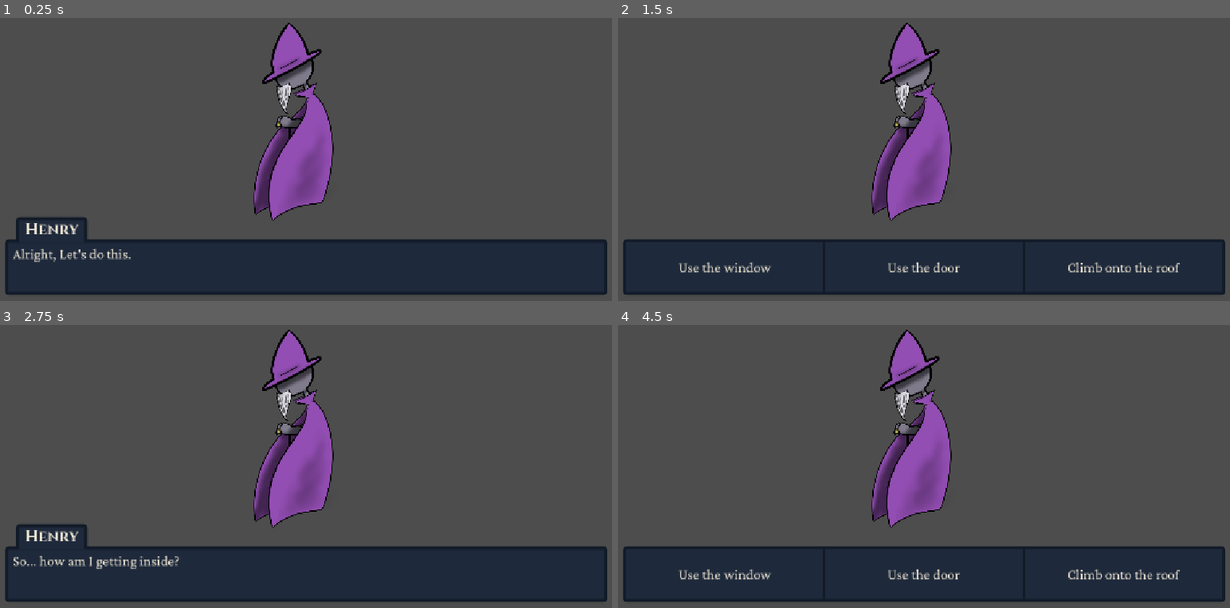
Above: before the commit, frames 1-4 (two rows, left to right).
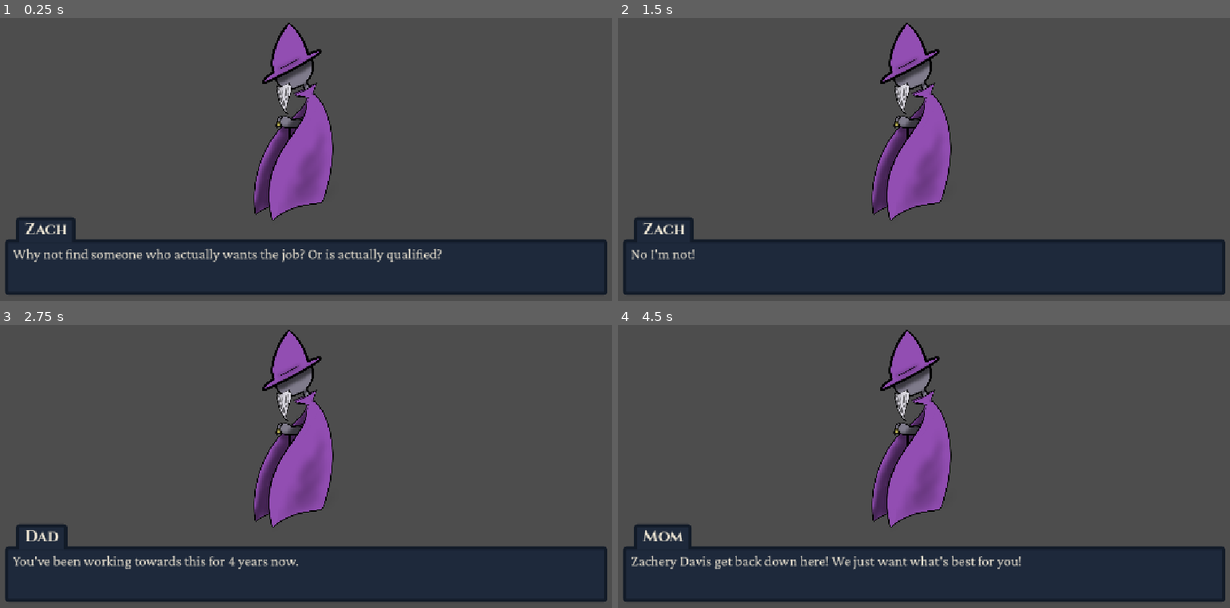
Above: after the commit, the same moments.

Repository: Juicy-J02/CYOA
Game: Godot game, scene res://Scenes/Main.tscn
The game is run twice, just before and just after one commit, with the same random seed, the same clock (stepped at 60 frames per second) and the same inputs.
Inputs (mouse positions are in pixels of both pictures, inside the frame that each line leads up to):
- Up to frame 1 (0.25 s): no input
- Up to frame 2 (1.5 s): tap Enter at 0.5 s; move the mouse to (1064, 108) at 0.52 s; click (1064, 108) at 0.67 s; tap Space at 1.25 s; move the mouse to (795, 142) at 1.27 s; click (795, 142) at 1.42 s
- Up to frame 3 (2.75 s): click (104, 574) at 2 s, where only the run before the commit has a clickable "Use the window"
- Up to frame 4 (4.5 s): tap Enter at 2.75 s; move the mouse to (985, 353) at 2.77 s; click (985, 353) at 2.92 s; click (924, 574) at 3.5 s, where only the run before the commit has a clickable "Use the door"; tap Space at 4.25 s; move the mouse to (893, 503) at 4.27 s; click (893, 503) at 4.42 s

The runs differ from the first frame. In frame 1, 1.6% of the frame differs, in the area x 2-73%, y 70-87%; in frame 2, 1.6%; in frame 3, 1.2%; in frame 4, 2.5%, in the area x 2-92%, y 70-90%.

Commit message:
started story data

Diff:
--- a/Scripts/main.gd
+++ b/Scripts/main.gd
@@ -1,4 +1,4 @@
 extends Node
 
 func _ready():
-	StoryManager.start_story("intro")
+	StoryManager.start_story("zach0")
--- a/Scripts/storyData.gd
+++ b/Scripts/storyData.gd
@@ -1,52 +1,91 @@
 extends Node
 
 var story_data = {
-	"intro": {
+	"zach0": {
 		"type": "dialogue",
-		"speaker": "Henry",
-		"text": "Alright, Let's do this.",
-		"next": "bank"
+		"speaker": "Zach",
+		"text": "Why not find someone who actually wants the job? Or is actually qualified?",
+		"next": "dad0"
 	},
 
-	"bank": {
+	"dad0": {
 		"type": "dialogue",
-		"speaker": "Henry",
-		"text": "So... how am I getting inside?",
-		"next": "entry_choice"
+		"speaker": "Dad",
+		"text": "You are meant to take over the family business.",
+		"next": "zach1"
 	},
 
-	"entry_choice": {
+	"zach1": {
+		"type": "dialogue",
+		"speaker": "Zach",
+		"text": "No I'm not!",
+		"next": "dad1"
+	},
+
+	"dad1": {
+		"type": "dialogue",
+		"speaker": "Dad",
+		"text": "You've been working towards this for 4 years now.",
+		"next": "mom0"
+	},
+
+	"mom0": {
+		"type": "dialogue",
+		"speaker": "Mom",
+		"text": "You're the heir to successful company!",
+		"next": "zach2"
+	},
+
+	"zach2": {
+		"type": "dialogue",
+		"speaker": "Zach",
+		"text": "I'm the aire to a cage on the 8th floor! *walks away*",
+		"next": "mom1"
+	},
+
+	"mom1": {
+		"type": "dialogue",
+		"speaker": "Mom",
+		"text": "Zachery Davis get back down here! We just want what's best for you!",
+		"next": "zach3"
+	},
+
+	"zach3": {
+		"type": "dialogue",
+		"speaker": "Zach",
+		"text": "*groans*",
+		"next": "friend1"
+	},
+
+	"freind1": {
+		"type": "dialogue",
+		"speaker": "Friend 1",
+		"text": "Hey we're outside!",
+		"next": "zach4"
+	},
+
+	"zach4": {
+		"type": "dialogue",
+		"speaker": "Zach",
+		"text": "Give me a minute. Security's kinda tight tonight.",
+		"next": "sneak_out"
+	},
+
+	"sneak_out": {
 		"type": "choice",
 		"choices": [
 			{
-				"text": "Use the window",
-				"next": "window"
+				"text": "Out the window",
+				"next": "meet_friends"
 			},
 			{
-				"text": "Use the door",
-				"next": "door"
-			},
-			{
-				"text": "Climb onto the roof",
-				"next": "roof"
+				"text": "Out the door",
+				"next": "meet_friends"
 			}
 		]
 	},
 
-	"window": {
-		"type": "dialogue",
-		"speaker": "Henry",
-		"text": "So... how am I getting inside?",
-		"next": "entry_choice"
-	},
-
-	"door": {
-		"type": "dialogue",
-		"speaker": "Henry",
-		"text": "So... how am I getting inside?",
-		"next": "entry_choice"
-	},
-	"roof": {
+	"meet_friends": {
 		"type": "dialogue",
 		"speaker": "Henry",
 		"text": "So... how am I getting inside?",
